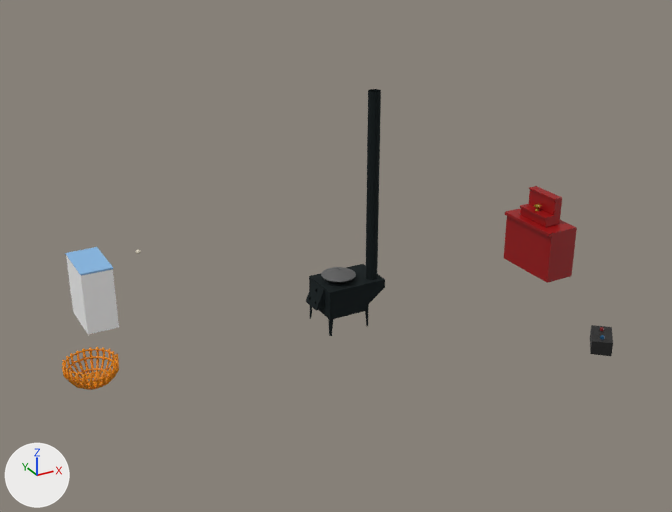
The Blender file Assets/3 Models/ger.blend: old version first, new version second.
Both versions are drawn from a 50 mm lens placed at (-6.41, -11.56, 5.97), pointed at (-0.24, -0.35, 0.37). Lighting does not change. The marker at lower left points along +X, +Y and +Z.

Script lines for the objects in view, before the commit:
```python
ob_awdar_001 = bpy.data.objects.new('Awdar.001', me_cube_007)
ob_awdar_001.location = (4.36, 0.0, -0.11)
ob_awdar_001.scale = (0.778, 0.778, 0.778)
ob_burees = bpy.data.objects.new('Burees', me_cylinder_004)
ob_burees.location = (0.0, 0.0, 0.06)
ob_burees.scale = (1.2, 1.2, 0.975)
ob_haalga = bpy.data.objects.new('Haalga', me_cube_004)
ob_haalga.location = (-4.37, 0.61, 0.1)
ob_haalga.scale = (0.989, 0.989, 0.989)
ob_haalgahuree = bpy.data.objects.new('HaalgaHuree', me_cube_003)
ob_haalgahuree.location = (-4.27, 0.0, 0.0)
ob_zuuh = bpy.data.objects.new('Zuuh', me_cube_001)
ob_zuuh.location = (0.0, 0.0, -0.47)
ob_zuuh.scale = (0.343, 0.343, 0.343)
# also in view: 'Shuugee' at (3.98, 0.0, 0.28); 'Battery' at (3.01, -2.69, -0.79); 'Fridge.001' at (-3.4, 1.84, 0.11); 'Fridge' at (-3.39, 1.84, -0.41); 'Sphere' at (-3.95, 0.0, -0.77)
```
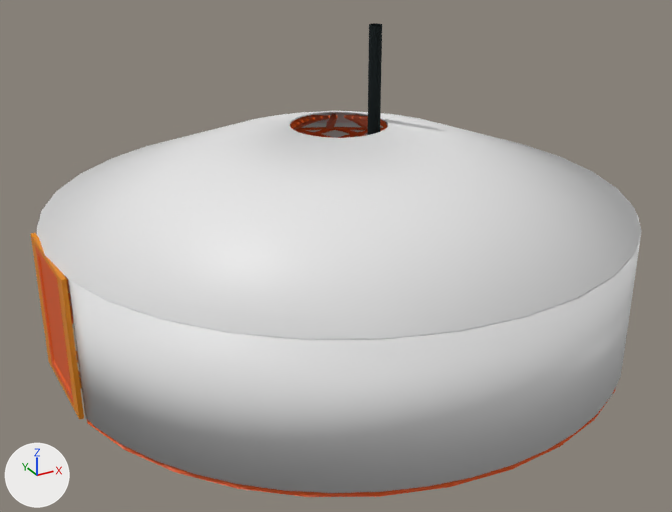
What the commit changed:
me_cube_001 has 258 vertices, 149 faces and spans x -1.45..1.86, y -1.0..1.0, z -1.45..9.38.
me_cube_001 is used by ob_zuuh; location (0.0, 0.0, -0.47); scale (0.343, 0.343, 0.343).
me_cube_001 part 1: all 48 vertices in x 1.16..1.7, y -0.77..-0.23, z 9.38 are moved by (0.0, 0.0, 2.74).
Object 'Burees' (ob_burees) is now shown.
Object 'HaalgaHuree' (ob_haalgahuree) is now shown.
Object 'Haalga' (ob_haalga) is now shown.

Boxes [x1, y1, x2, y2] around the edits, measured in the pictures (672 x 512 px; the box of a moved part takes in the faces that stretch with it):
'Burees', shown
    after: [37, 111, 641, 497]
'Zuuh', reshaped
    before: [309, 89, 385, 336]
    after: [367, 23, 382, 135]
'Haalga', shown
    after: [35, 245, 74, 405]
'HaalgaHuree', shown
    after: [31, 233, 84, 420]
part 1 of me_cube_001, moved or reshaped
    before: [366, 89, 381, 275]
    after: [367, 23, 382, 135]
'Awdar.001', unchanged, covered by the edit
    before: [504, 208, 577, 283]
'Fridge', unchanged, covered by the edit
    before: [66, 256, 119, 334]
'Sphere', unchanged, covered by the edit
    before: [62, 347, 119, 390]
    after: [76, 351, 82, 388]
